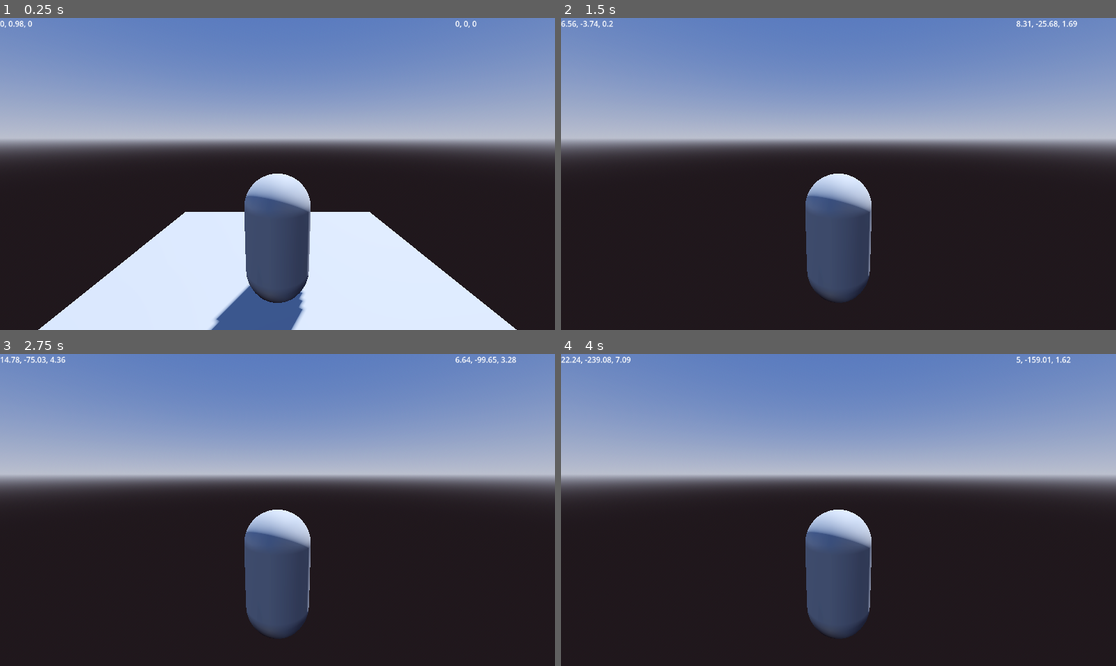
Above: before the commit, frames 1-4 (two rows, left to right).
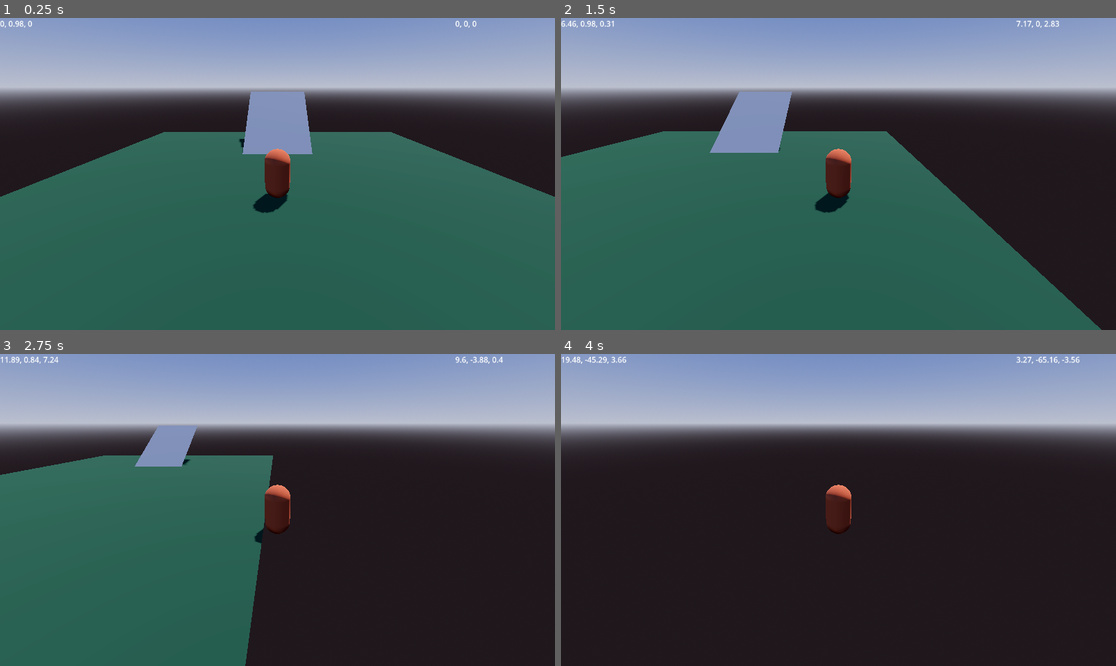
Above: after the commit, the same moments.

Repository: Grantallkotten/my-game
Game: Godot game, scene res://scene.tscn
Same seed, same stepped clock (60 frames per second), same inputs: the game is played once before the commit and once after it.
Inputs:
- Up to frame 1 (0.25 s): no input
- Up to frame 2 (1.5 s): tap Enter at 0.5 s; hold D (move_right) 0.53-1.28 s; tap Space (jump) at 0.77 s; hold S (move_backwards) from 1.28 s (still down)
- Up to frame 3 (2.75 s): tap Space (jump) at 1.52 s; release S (move_backwards) at 2.03 s; hold D (move_right) from 2.03 s (still down)
- Up to frame 4 (4 s): release D (move_right) at 2.78 s; hold W (move_forward) 2.78-3.53 s; tap Space (jump) at 3.02, 3.77 s; hold A (move_left) from 3.53 s (still down)

The runs differ from the first frame. In frame 1, 97% of the frame differs, in the area x 0-100%, y 0-100%; in frame 2, 88%; in frame 3, 73%; in frame 4, 48%.

Commit message:
Updated camera pivot

Diff:
--- a/player/player.tscn
+++ b/player/player.tscn
@@ -1,8 +1,11 @@
-[gd_scene load_steps=4 format=3 uid="uid://biqw058ei5kai"]
+[gd_scene load_steps=5 format=3 uid="uid://biqw058ei5kai"]
 
 [ext_resource type="Script" path="res://player/player.gd" id="1_gdt4l"]
 
 [sub_resource type="CapsuleMesh" id="CapsuleMesh_3bcdp"]
+
+[sub_resource type="StandardMaterial3D" id="StandardMaterial3D_ph5yk"]
+albedo_color = Color(0.629601, 0.257962, 0.130325, 1)
 
 [sub_resource type="ConvexPolygonShape3D" id="ConvexPolygonShape3D_7r8a2"]
 points = PackedVector3Array(-0.125207, -0.532801, -0.480507, 0.0227831, 0.47607, 0.498884, 0.169713, 0.559144, 0.464172 …(924 unchanged characters)…
@@ -12,18 +15,20 @@
 
 [node name="MeshInstance3D" type="MeshInstance3D" parent="."]
 mesh = SubResource("CapsuleMesh_3bcdp")
+surface_material_override/0 = SubResource("StandardMaterial3D_ph5yk")
 
 [node name="CollisionShape3D" type="CollisionShape3D" parent="."]
 shape = SubResource("ConvexPolygonShape3D_7r8a2")
 
-[node name="TwistPivot" type="Node3D" parent="."]
-transform = Transform3D(1, 0, 0, 0, 1, 0, 0, 0, 1, 0, 1, 0)
+[node name="CameraPivot" type="Node3D" parent="."]
+transform = Transform3D(1, 0, 0, 0, 0.973849, 0.227195, 0, -0.227195, 0.973849, 0, 0, 0)
 
-[node name="PitchPivot" type="Node3D" parent="TwistPivot"]
+[node name="PitchPivot" type="SpringArm3D" parent="CameraPivot"]
 transform = Transform3D(1, 0, 0, 0, 0.984808, 0.173648, 0, -0.173648, 0.984808, 0, 0, 0)
+spring_length = 8.0
 
-[node name="Camera3D" type="Camera3D" parent="TwistPivot/PitchPivot"]
-transform = Transform3D(1, 0, 0, 0, 1, 0, 0, 0, 1, 0, 0, 3)
+[node name="Camera3D" type="Camera3D" parent="CameraPivot/PitchPivot"]
+transform = Transform3D(0.827586, 0, 0, 0, 0.827586, 1.49012e-08, 0, -1.49012e-08, 0.827586, 0, 0, 0)
 current = true
 
 [node name="HUD" type="CanvasLayer" parent="."]
--- a/scene.tscn
+++ b/scene.tscn
@@ -16,11 +16,19 @@
 sky = SubResource("Sky_h21ym")
 tonemap_mode = 2
 glow_enabled = true
+volumetric_fog_density = 0.03
+volumetric_fog_albedo = Color(0.901961, 1, 0.945098, 1)
+
+[sub_resource type="StandardMaterial3D" id="StandardMaterial3D_tovbq"]
+albedo_color = Color(0.0497332, 0.18629, 0.0965765, 1)
 
 [sub_resource type="PlaneMesh" id="PlaneMesh_8iqhe"]
 
 [sub_resource type="ConcavePolygonShape3D" id="ConcavePolygonShape3D_86fdm"]
 data = PackedVector3Array(1, 0, 1, -1, 0, 1, 1, 0, -1, -1, 0, 1, -1, 0, -1, 1, 0, -1)
+
+[sub_resource type="StandardMaterial3D" id="StandardMaterial3D_ick42"]
+albedo_color = Color(0.34902, 0.34902, 0.380392, 1)
 
 [node name="Node3D" type="Node3D"]
 
@@ -31,14 +39,29 @@
 transform = Transform3D(-0.866023, -0.433016, 0.250001, 0, 0.499998, 0.866027, -0.500003, 0.749999, -0.43301, 0, 0, 0)
 shadow_enabled = true
 
-[node name="MeshInstance3D" type="MeshInstance3D" parent="."]
-transform = Transform3D(3.16632, 0, 0, 0, 1, 0, 0, 0, 3.67951, 0, 0, 0)
+[node name="Player" parent="." instance=ExtResource("1_wtyqn")]
+transform = Transform3D(1, 0, 0, 0, 1, 0, 0, 0, 1, 0, 2, 0)
+
+[node name="Mesh" type="Node3D" parent="."]
+
+[node name="MeshInstance3D" type="MeshInstance3D" parent="Mesh"]
+transform = Transform3D(11.3196, 0, 0, 0, 1, 0, 0, 0, 13.1542, 0, 0, 0)
+material_override = SubResource("StandardMaterial3D_tovbq")
 mesh = SubResource("PlaneMesh_8iqhe")
+skeleton = NodePath("../..")
 
-[node name="StaticBody3D" type="StaticBody3D" parent="MeshInstance3D"]
+[node name="StaticBody3D" type="StaticBody3D" parent="Mesh/MeshInstance3D"]
 
-[node name="CollisionShape3D" type="CollisionShape3D" parent="MeshInstance3D/StaticBody3D"]
+[node name="CollisionShape3D" type="CollisionShape3D" parent="Mesh/MeshInstance3D/StaticBody3D"]
 shape = SubResource("ConcavePolygonShape3D_86fdm")
 
-[node name="Player" parent="." instance=ExtResource("1_wtyqn")]
-transform = Transform3D(1, 0, 0, 0, 1, 0, 0, 0, 1, 0, 2, 0)
+[node name="MeshInstance3D2" type="MeshInstance3D" parent="Mesh"]
+transform = Transform3D(2.33726, 0, 0, 0, 0.851837, -1.87467, 0, 0.523808, 3.04867, 0, 1.8658, -8.72324)
+material_override = SubResource("StandardMaterial3D_ick42")
+mesh = SubResource("PlaneMesh_8iqhe")
+skeleton = NodePath("../..")
+
+[node name="StaticBody3D" type="StaticBody3D" parent="Mesh/MeshInstance3D2"]
+
+[node name="CollisionShape3D" type="CollisionShape3D" parent="Mesh/MeshInstance3D2/StaticBody3D"]
+shape = SubResource("ConcavePolygonShape3D_86fdm")
Not shown: 1 places in scene.tscn that only renumber resources
